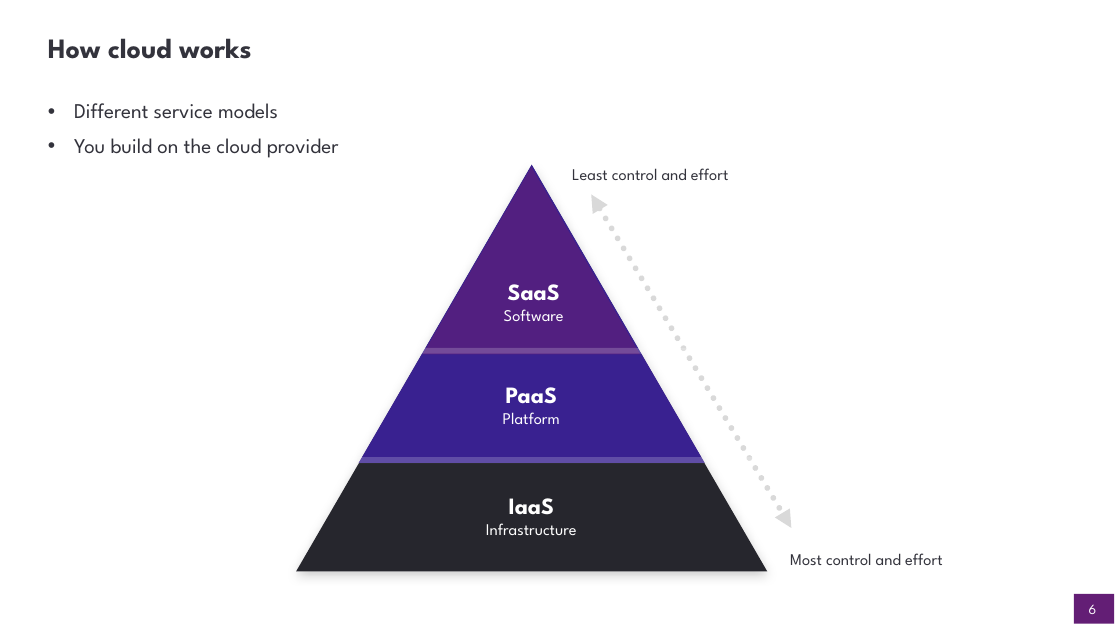
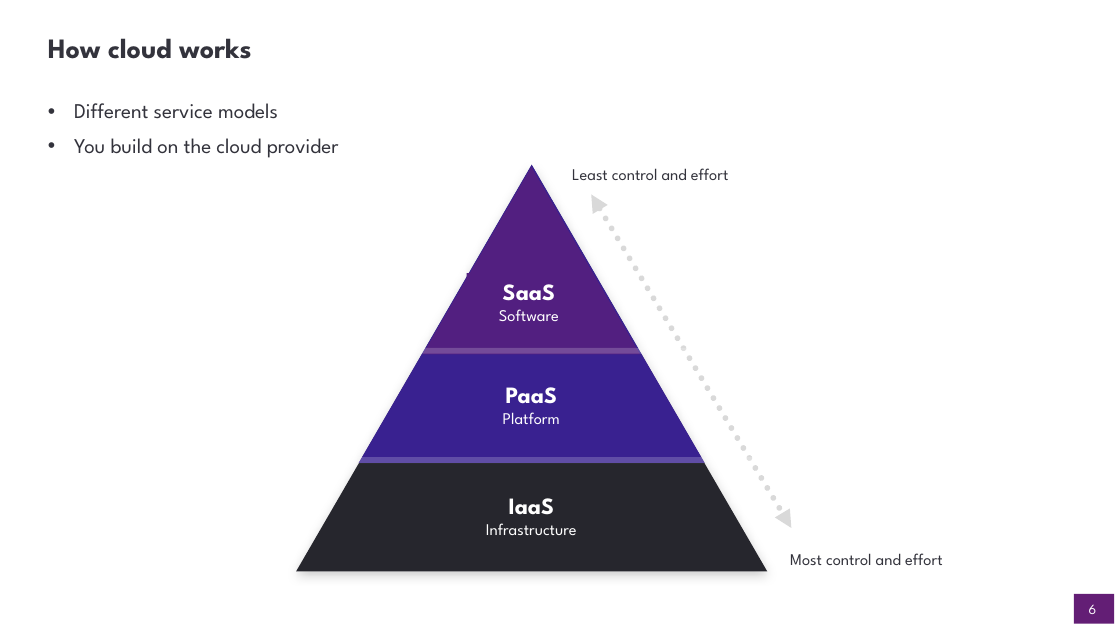
Before and after one commit to dto-btn/reading-material, a slide deck: slide 6 of presentations/digital-hour-cloud-automation.pptx. Drawn at 1120x630 pixels with LibreOffice and Linux fonts; fonts in the diff are those of the drawing; background and template pictures are left out. Boxes give left, top, right and bottom in pixels: in the first picture for what was removed or moved away, otherwise in the second. Text is boxed around its words. In the diff, an @@ line names an element or a change of style, - is before the commit and + after.

```diff
--- a/presentations/digital-hour-cloud-automation.pptx
+++ b/presentations/digital-hour-cloud-automation.pptx
@@ text "SaaS": place and size @@
-text "SaaS" at <box>504,284,564,321</box>
+text "SaaS" at <box>499,284,559,321</box>
```
Also in this commit, not shown: 5 other slides changed.
